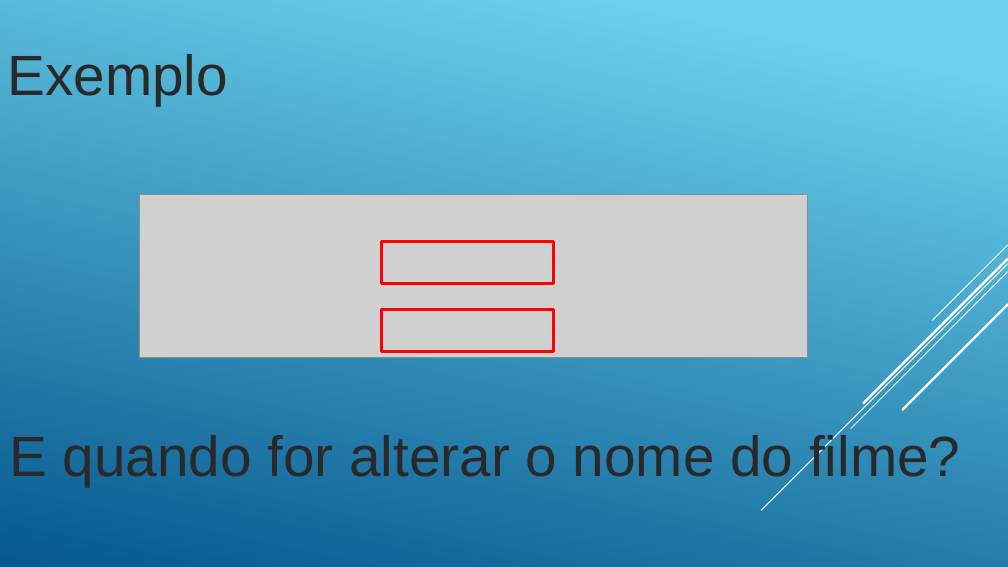
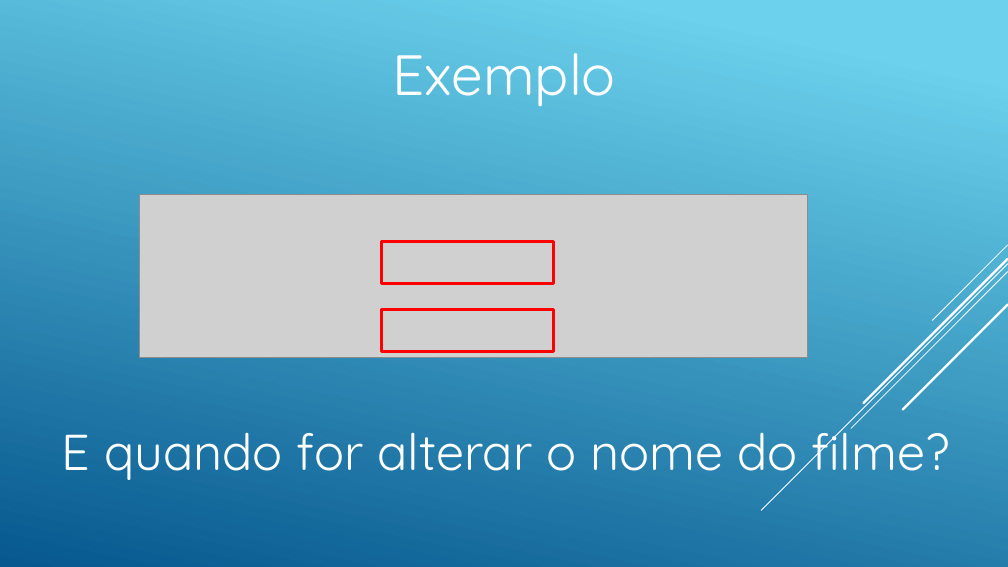
Before and after one commit to andreneves/BDIII, a slide deck: slide 15 of BDIIIA10.pptx. Drawn at 1008x567 pixels with LibreOffice and Linux fonts; fonts in the diff are those of the drawing; grey boxes stand for pictures. Boxes give left, top, right and bottom in pixels: in the first picture for what was removed or moved away, otherwise in the second. Text is boxed around its words. In the diff, an @@ line names an element or a change of style, - is before the commit and + after.

```diff
--- a/BDIIIA10.pptx
+++ b/BDIIIA10.pptx
@@ text "Exemplo" at box(393, 53, 616, 106): font Arial to Quicksand, text colour #292929 to #FFFFFF; alignment left to centre @@
@@ text "E quando for alterar o ..." at box(62, 418, 950, 484): size 54 to 48 pt, font Arial to Quicksand, text colour #292929 to #FFFFFF; alignment left to centre @@
```
Also in this commit, not shown: 16 other slides changed.
